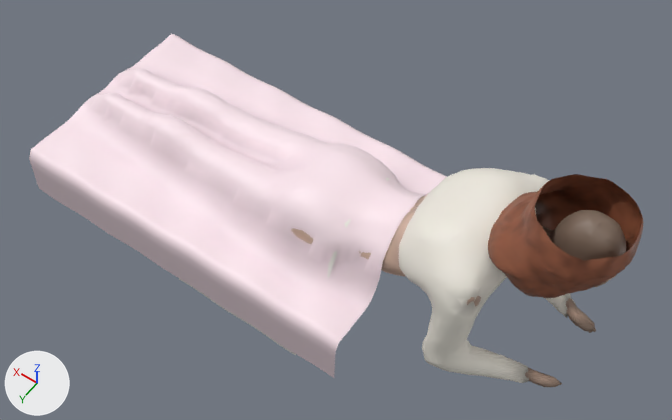
The glTF model v3/assets/oase/kundin_up.glb as it was, and as the next commit left it.
Before and after are seen from a 50 mm lens placed at (-0.948, 1.365, 2.216), pointed at (-0.004, 0.044, 0.139). The lights are fixed; the arrows at lower left show +X, +Y and +Z. The picture after the commit comes second.

Objects in the first picture: 'body', 'chest', 'hair', 'robe' and 1 more.
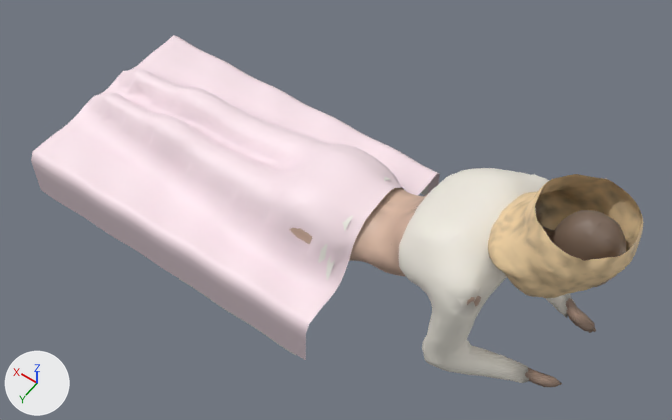
What differs and where, as boxes [x1, y1, x2, y2] in the pictures (672 x 420 px):
'robe', reshaped: before [29, 34, 447, 378]; after [31, 35, 440, 360]
part 1 of me_hair, recoloured (brown to beige): [488, 174, 644, 298] in both
part 2 of me_hair, recoloured: [488, 187, 636, 286] in both

The change in detail:
me_hair has 3460 vertices, 6856 faces and spans x -0.792..-0.135, y -0.138..0.146, z 0.079..0.575.
me_hair is used by ob_hair; location (0.0, 0.0, 0.0).
me_hair part 1: 4894 faces centred in x -0.791..-0.457, y -0.138..0.146, z 0.297..0.574 are repainted in the vertex colours; the middle colour goes from brown #8b533b to beige #ebcd9f.
me_hair part 2: 1962 faces centred in x -0.789..-0.197, y -0.132..0.132, z 0.115..0.517 are repainted in the vertex colours; the middle colour goes from brown #4d2a1c to brown #857358.
me_robe is used by ob_robe; location (0.0, 0.0, 0.0).
me_robe had 5340 vertices, 10384 faces and spanned x -0.22..0.968, y -0.354..0.355, z -0.15..0.264.
me_robe now has 4860 vertices, 9440 faces and spans x -0.12..0.96, y -0.354..0.355, z -0.152..0.232.
me_robe part 3: 5340 vertices removed from x -0.22..0.968, y -0.354..0.355, z -0.15..0.264; 4860 vertices added at x -0.12..0.96, y -0.354..0.355, z -0.152..0.232.
